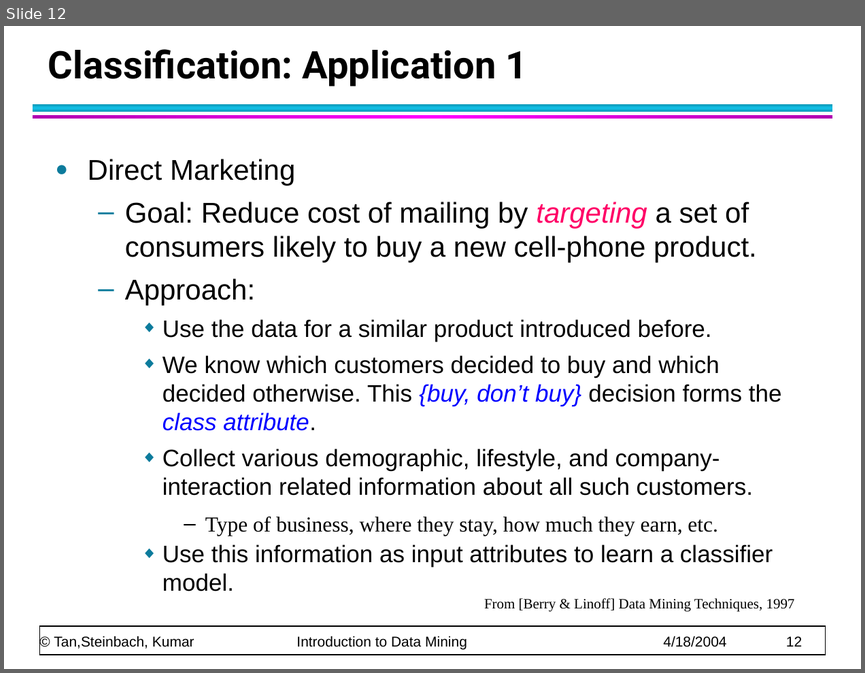
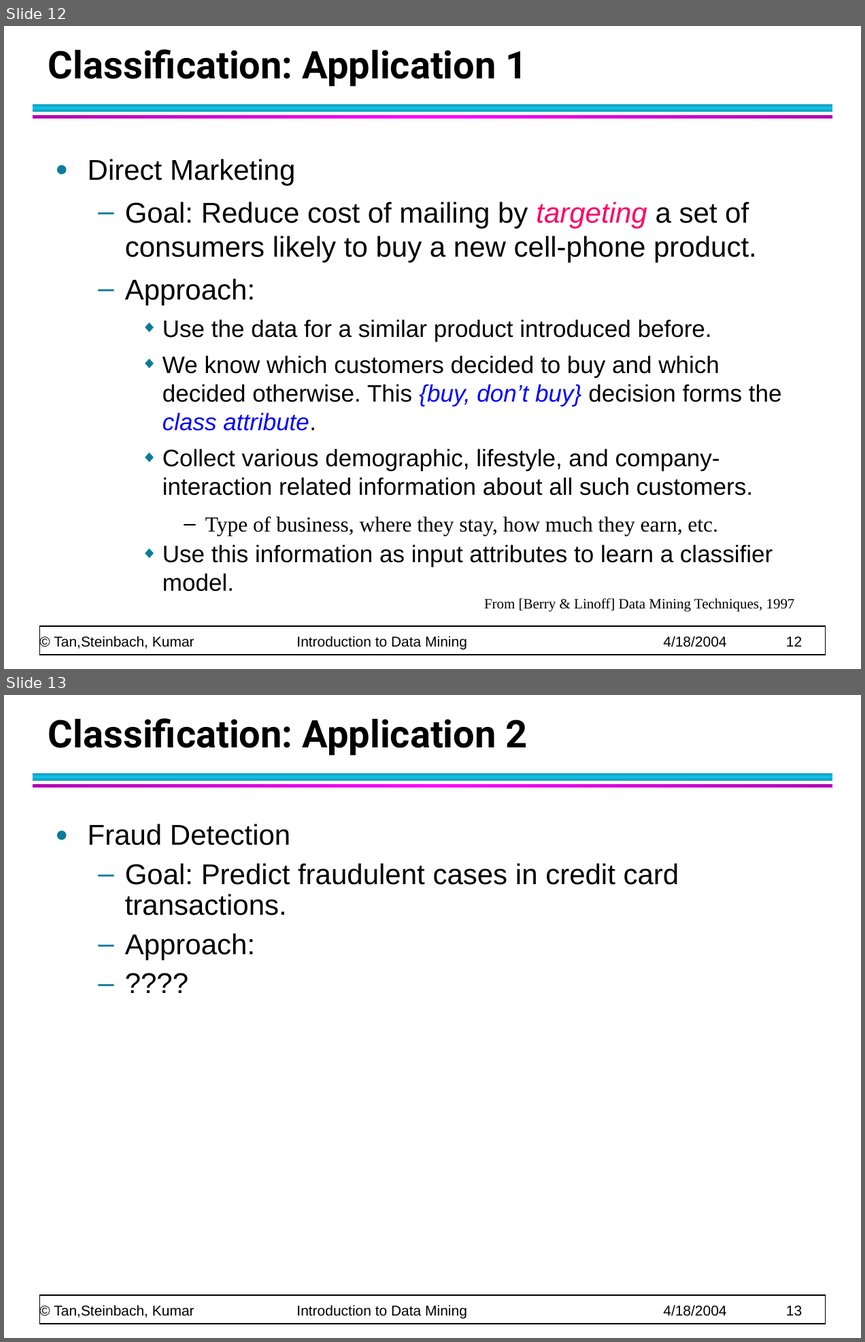
Before and after one commit to CMPT300/CMPT300.github.io, a slide deck: handouts/introduction/chap1_intro.ppt. Shown one above the other, each under a label of ours: slide 12 before the commit, slides 12 and 13 after it. The pictures are 865x673 and 865x1342 pixels, drawn with LibreOffice and Linux fonts; fonts in the diff are those of the drawing. Boxes give left, top, right and bottom in pixels: in the first picture for what was removed or moved away, otherwise in the second. Text is boxed around its words. In the diff, an @@ line names an element or a change of style, - is before the commit and + after.

```diff
--- a/handouts/introduction/chap1_intro.ppt
+++ b/handouts/introduction/chap1_intro.ppt
@@ slide 13 added at <box>4,695,861,1338</box>, background #FFFFFF; not listed: 4 template elements that a slide beside it also shows @@
@@ title added at <box>48,718,528,756</box>, 32 pt, text #000000, bold @@
+Classification: Application 2
@@ text added at <box>88,824,679,960</box>, 24 pt, text #000000 @@
+● Fraud Detection
+  – Goal: Predict fraudulent cases in credit card transactions.
+  – Approach:
+  – ????
```
Also in this commit, not shown: 29 other slides changed, 5 other slides added, 1 slide removed.
